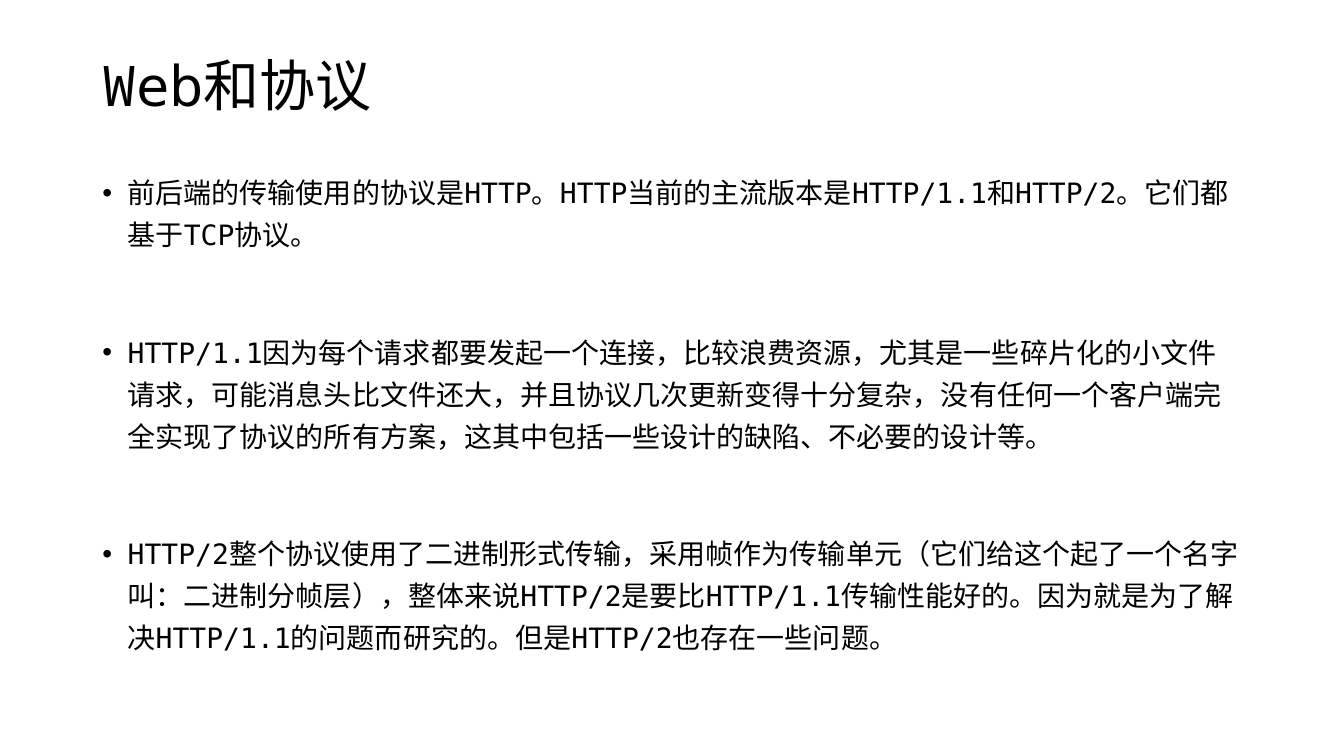
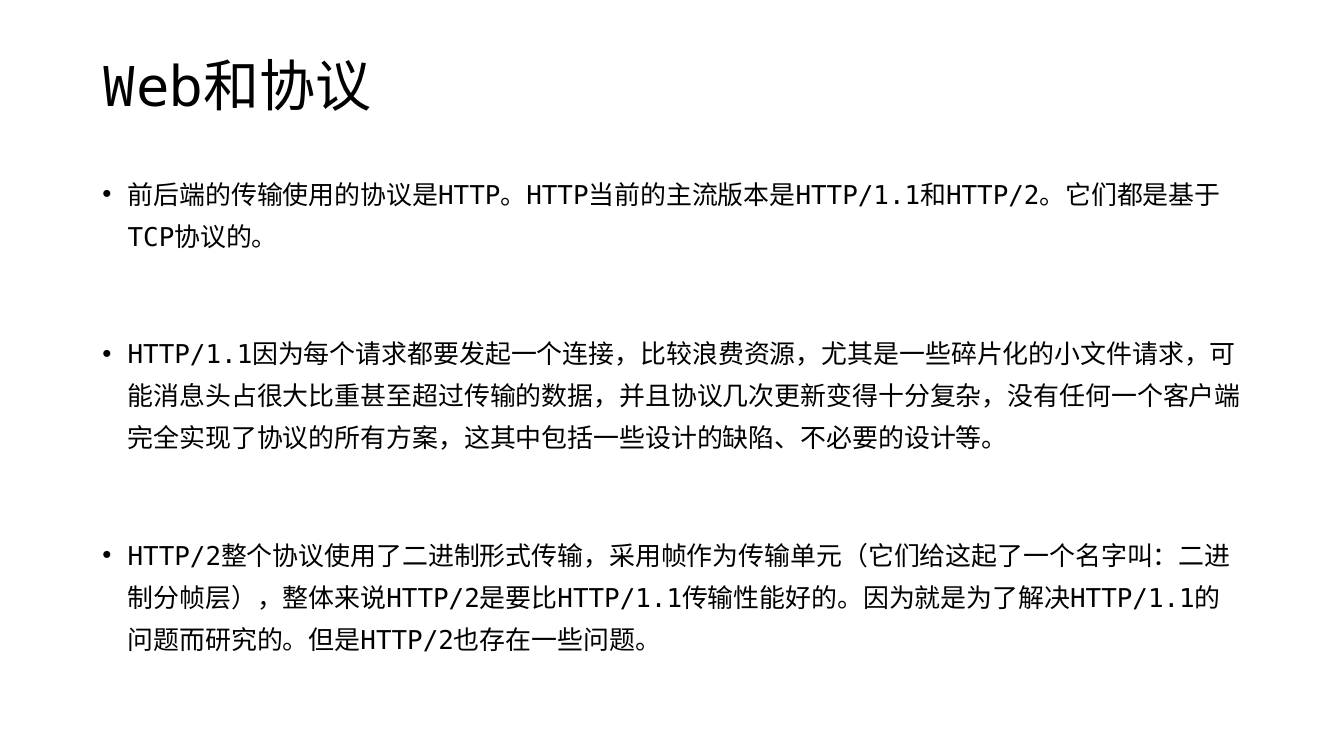
Before and after one commit to edu2act/course-wechat-and-miniprogram, a slide deck: slide 5 of materials/ch06/ch06-服务端和远程请求.pptx. Drawn at 1344x756 pixels with LibreOffice and Linux fonts; fonts in the diff are those of the drawing. Boxes give left, top, right and bottom in pixels: in the first picture for what was removed or moved away, otherwise in the second. Text is boxed around its words. In the diff, an @@ line names an element or a change of style, - is before the commit and + after.

```diff
--- a/materials/ch06/ch06-服务端和远程请求.pptx
+++ b/materials/ch06/ch06-服务端和远程请求.pptx
@@ text at box(128, 182, 1241, 652): text changed; size 20 to 18.5 pt @@
-• 前后端的传输使用的协议是HTTP。HTTP当前的主流版本是HTTP/1.1和HTTP/2。它们都基于TCP协议。
-• HTTP/1.1因为每个请求都要发起一个连接，比较浪费资源，尤其是一些碎片化的小文件请求，可能消息头比文件还大，并且协议几次更新变得十分复杂，没有任何一个客户端完全实现了协议的所有方案，这其中包括一些设计的缺陷、不必要的设计等。
-• HTTP/2整个协议使用了二进制形式传输，采用帧作为传输单元（它们给这个起了一个名字叫：二进制分帧层），整体来说HTTP/2是要比HTTP/1.1传输性能好的。因为就是为了解决HTTP/1.1的问题而研究的。但是HTTP/2也存在一些问题。
+• 前后端的传输使用的协议是HTTP。HTTP当前的主流版本是HTTP/1.1和HTTP/2。它们都是基于TCP协议的。
+• HTTP/1.1因为每个请求都要发起一个连接，比较浪费资源，尤其是一些碎片化的小文件请求，可能消息头占很大比重甚至超过传输的数据，并且协议几次更新变得十分复杂，没有任何一个客户端完全实现了协议的所有方案，这其中包括一些设计的缺陷、不必要的设计等。
+• HTTP/2整个协议使用了二进制形式传输，采用帧作为传输单元（它们给这起了一个名字叫：二进制分帧层），整体来说HTTP/2是要比HTTP/1.1传输性能好的。因为就是为了解决HTTP/1.1的问题而研究的。但是HTTP/2也存在一些问题。
```
Also in this commit, not shown: 8 other slides changed, 1 slide added, 1 slide removed, 17 other files.
